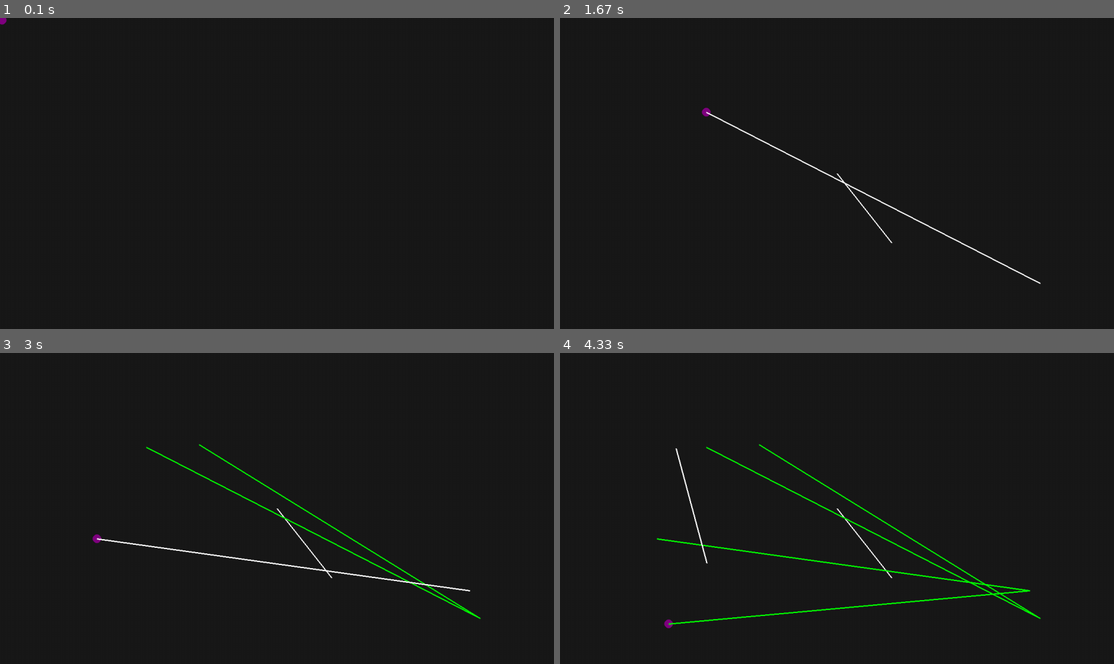
Above: before the commit, frames 1-4 (two rows, left to right).
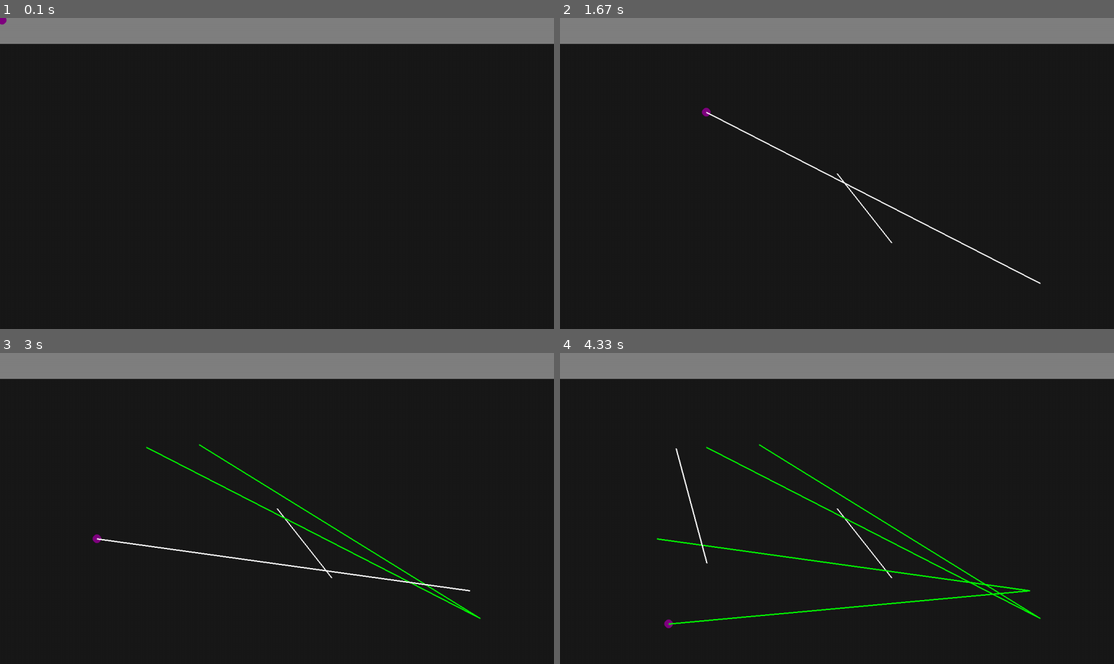
Above: after the commit, the same moments.

Repository: ChaseHutcheson/Python
Game: pygame game, started from Pygame/Cohol Capstone/main.py
Two runs of this game, one before a commit and one after it. Both use one fixed random seed, a clock stepped at 60 frames per second and the inputs below.
Inputs (mouse positions are in pixels of both pictures, inside the frame that each line leads up to):
- Up to frame 1 (0.1 s): no input
- Up to frame 2 (1.67 s): click (837, 173) at 0.38 s; click (892, 241) at 0.72 s; click (1041, 282) at 1.05 s; click (704, 111) at 1.38 s
- Up to frame 3 (3 s): click (487, 626) at 1.72 s; click (199, 443) at 2.05 s; click (470, 589) at 2.38 s; click (94, 539) at 2.72 s
- Up to frame 4 (4.33 s): click (676, 449) at 3.05 s; click (704, 561) at 3.38 s; click (1036, 580) at 3.72 s; click (670, 623) at 4.05 s

The runs differ from the first frame. In frame 1, 8.3% of the frame differs, in the area x 0-100%, y 0-9%; in frame 2, 8.3%; in frame 3, 8.3%; in frame 4, 8.3%.

Commit message:
Starting to work on menu bar

Diff:
--- a/Pygame/Cohol Capstone/main.py
+++ b/Pygame/Cohol Capstone/main.py
@@ -132,6 +132,13 @@
     # RENDER GAME
     screen.fill(settings.screen_color)
 
+    # Menu Bar
+    pygame.draw.rect(
+        surface=screen,
+        color=settings.get_colors()["Gray"],
+        rect=pygame.Rect(0, 0, settings.screen_size[0], 60),
+    )
+
     # Line Preview
     if click_counter == 0:
         line_end_pos = pygame.mouse.get_pos()
